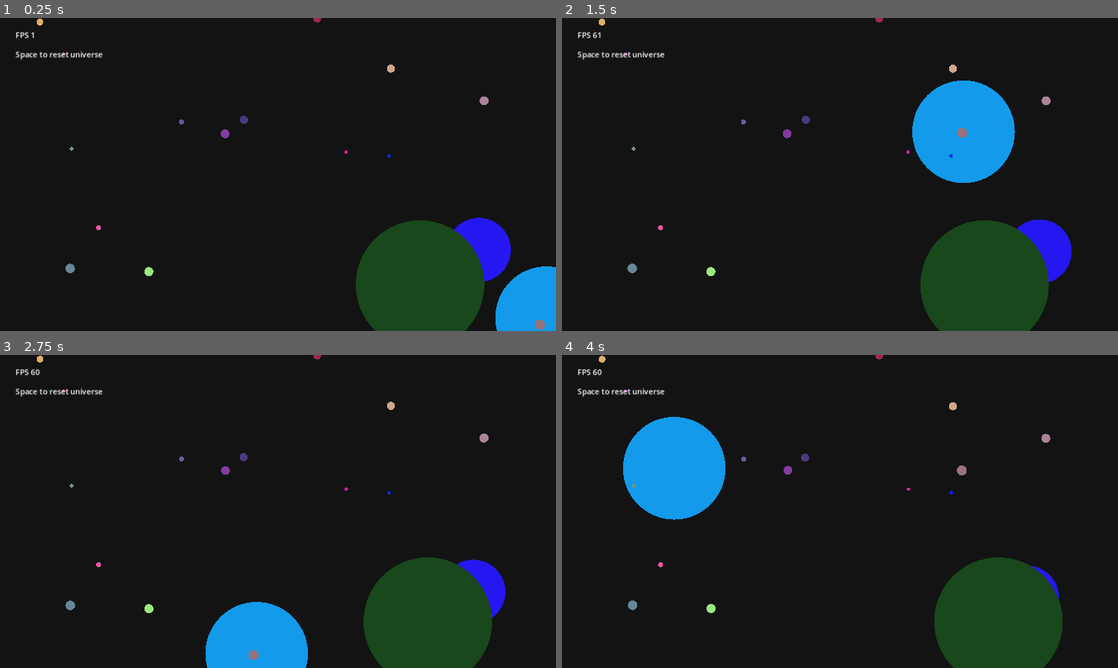
Above: before the commit, frames 1-4 (two rows, left to right).
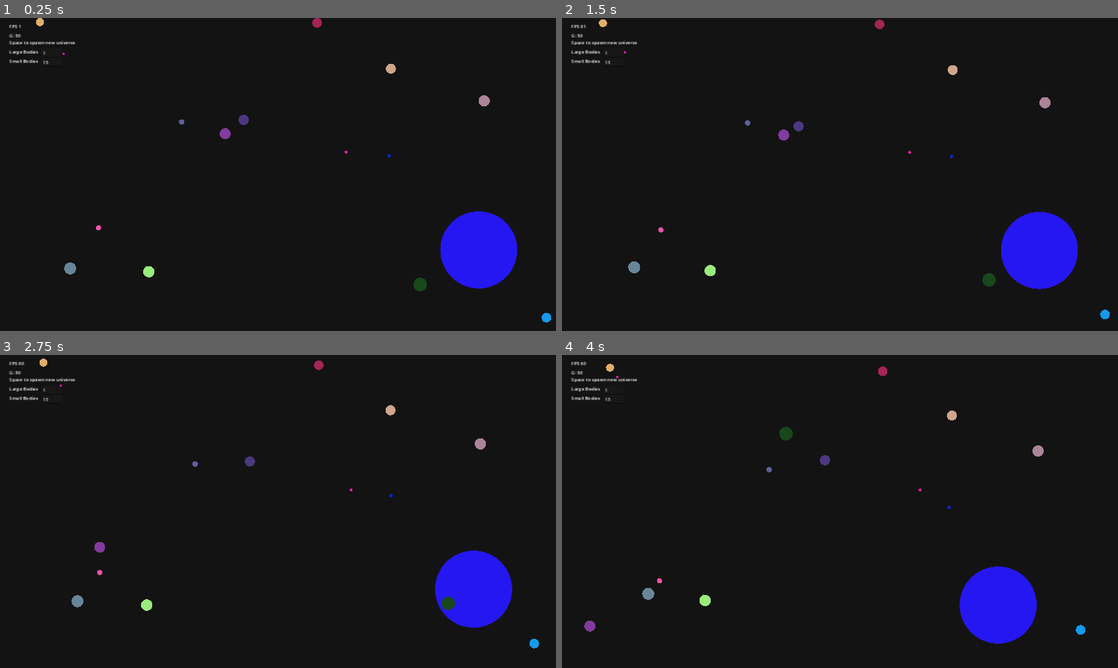
Above: after the commit, the same moments.

Repository: rp282/Gravity2D
Game: Godot game, scene res://god.tscn
The game is run twice, just before and just after one commit, with the same random seed, the same clock (stepped at 60 frames per second) and the same inputs.
Inputs:
- Up to frame 1 (0.25 s): no input
- Up to frame 2 (1.5 s): no input
- Up to frame 3 (2.75 s): no input
- Up to frame 4 (4 s): no input

The runs differ from the first frame. In frame 1, 9.7% of the frame differs, in the area x 1-100%, y 0-100%; in frame 2, 13%; in frame 3, 12%; in frame 4, 13%, in the area x 1-95%, y 0-100%.

Commit message:
Correct formulas
Need bounce/collision detection for other bodies

Diff:
--- /dev/null
+++ b/ColorRect.gd
@@ -0,0 +1,6 @@
+extends ColorRect
+
+
+func _ready():
+    size.x = ProjectSettings.get_setting("display/window/size/viewport_width")
+    size.y = ProjectSettings.get_setting("display/window/size/viewport_height")
--- /dev/null
+++ b/Gravitational Constant.gd
@@ -0,0 +1,5 @@
+extends Label
+
+
+func _process(delta: float) -> void:
+    set_text("G: %d" % get_parent().current_gravity)
--- a/fps.gd
+++ b/fps.gd
@@ -1,5 +1,4 @@
 extends Label
-
 
 func _process(delta: float) -> void:
     set_text("FPS %d" % Engine.get_frames_per_second())
--- a/god.gd
+++ b/god.gd
@@ -1,12 +1,19 @@
 extends Node
 
 @export var universe : PackedScene
-var current_universe : Node
+var current_universe : Universe
+var current_gravity : int = randi_range(0,100)
+var large_bodies = 1
+var small_bodies = 15
+
 
 # Called when the node enters the scene tree for the first time.
 func _ready():
     current_universe = universe.instantiate()
+    current_universe.gravity = current_gravity
     add_child(current_universe)
+    $InputLargeBodies.set_text(str(large_bodies))
+    $InputSmallBodies.set_text(str(small_bodies))
     pass # Replace with function body.
 
 
@@ -14,4 +21,18 @@
     if event.is_action_pressed("reset"):
         current_universe.queue_free()
         current_universe = universe.instantiate()
+        current_gravity = randi_range(0,100)
+        current_universe.large_bodies = large_bodies
+        current_universe.small_bodies = small_bodies
         add_child(current_universe)
+
+
+func _on_input_large_bodies_text_changed(new_text):
+    var val = int(new_text)
+    $InputLargeBodies.set_text(str(val))
+    large_bodies = val
+
+func _on_input_small_bodies_text_changed(new_text):
+    var val = int(new_text)
+    $InputSmallBodies.set_text(str(val))
+    small_bodies = val
--- a/god.tscn
+++ b/god.tscn
@@ -1,28 +1,38 @@
-[gd_scene load_steps=4 format=3 uid="uid://eeiv6rah78cb"]
+[gd_scene load_steps=6 format=3 uid="uid://eeiv6rah78cb"]
 
 [ext_resource type="Script" path="res://god.gd" id="1_nvt8k"]
 [ext_resource type="PackedScene" uid="uid://b1sktedj6x7yd" path="res://universe.tscn" id="2_xmtj1"]
 [ext_resource type="Script" path="res://fps.gd" id="3_8mst5"]
+[ext_resource type="Script" path="res://ColorRect.gd" id="4_3mt18"]
+[ext_resource type="Script" path="res://Gravitational Constant.gd" id="4_50a7k"]
 
 [node name="god" type="Node"]
 script = ExtResource("1_nvt8k")
 universe = ExtResource("2_xmtj1")
 
+[node name="Gravitational Constant" type="Label" parent="."]
+z_index = 1
+offset_left = 32.0
+offset_top = 48.0
+offset_right = 72.0
+offset_bottom = 71.0
+script = ExtResource("4_50a7k")
+
 [node name="FPS" type="Label" parent="."]
 z_index = 1
 offset_left = 32.0
-offset_top = 24.0
+offset_top = 16.0
 offset_right = 72.0
-offset_bottom = 47.0
+offset_bottom = 39.0
 script = ExtResource("3_8mst5")
 
 [node name="Instructions" type="Label" parent="."]
 z_index = 1
 offset_left = 32.0
-offset_top = 64.0
+offset_top = 72.0
 offset_right = 212.0
-offset_bottom = 90.0
-text = "Space to reset universe
+offset_bottom = 98.0
+text = "Space to spawn new universe
 "
 
 [node name="ColorRect" type="ColorRect" parent="."]
@@ -30,3 +40,31 @@
 offset_right = 1152.0
 offset_bottom = 648.0
 color = Color(0.0745098, 0.0745098, 0.0745098, 1)
+script = ExtResource("4_3mt18")
+
+[node name="InputLargeBodies" type="LineEdit" parent="."]
+offset_left = 144.0
+offset_top = 104.0
+offset_right = 211.063
+offset_bottom = 135.0
+
+[node name="Label" type="Label" parent="InputLargeBodies"]
+offset_left = -112.0
+offset_right = -13.0
+offset_bottom = 26.0
+text = "Large Bodies"
+
+[node name="InputSmallBodies" type="LineEdit" parent="."]
+offset_left = 144.0
+offset_top = 136.0
+offset_right = 211.063
+offset_bottom = 167.0
+
+[node name="Label" type="Label" parent="InputSmallBodies"]
+offset_left = -112.0
+offset_right = -13.0
+offset_bottom = 26.0
+text = "Small Bodies"
+
+[connection signal="text_changed" from="InputLargeBodies" to="." method="_on_input_large_bodies_text_changed"]
+[connection signal="text_changed" from="InputSmallBodies" to="." method="_on_input_small_bodies_text_changed"]
--- a/massive_body.gd
+++ b/massive_body.gd
@@ -11,12 +11,28 @@
 var velocity : Vector2
 var universe : Universe
 
+func _ready():
+    add_to_group("bodies")
+
 func _process(delta):
-    if position.x + radius + velocity.x > universe.x_max || position.x - radius + velocity.x < 0:
+    var net_force = Vector2.ZERO
+    for other_body in get_tree().get_nodes_in_group("bodies"):
+        if other_body == self:
+            continue
+        var direction = position.direction_to(other_body.position)
+        var force_magnitude = universe.gravity * mass * other_body.mass / position.distance_squared_to(other_body.position)
+        net_force += direction * force_magnitude
+
+    var acceleration = net_force / mass
+    velocity += acceleration * delta
+
+    var new_position = position + (velocity * delta)
+    ## Bounce off walls
+    if new_position.x + radius > universe.x_max || new_position.x - radius < 0:
         velocity.x = -velocity.x
-    if position.y + radius + velocity.y > universe.y_max || position.y - radius + velocity.y < 0:
+    if new_position.y + radius > universe.y_max || new_position.y - radius < 0:
         velocity.y = -velocity.y
-    position += velocity
+    position = new_position
     queue_redraw()
 
 var glow = 1
@@ -34,9 +50,17 @@
 
 
 func initialize(u: Universe, m: float, pos: Vector2, c: Color, v: Vector2 = Vector2(0, 0)):
-    mass = m
+    mass = m * 100
     radius = m / 2
     position = pos
+    universe = u
+    if position.x + radius > universe.x_max:
+        position.x -= (position.x + radius) - universe.x_max
+    if position.x - radius < universe.x_min:
+        position.x -= (position.x - radius) - universe.x_min
+    if position.y + radius > universe.y_max:
+        position.y -= (position.y + radius) - universe.y_max
+    if position.y - radius < universe.y_min:
+        position.y -= (position.y - radius) - universe.y_min
     color = c
     velocity = v
-    universe = u
--- a/project.godot
+++ b/project.godot
@@ -17,7 +17,10 @@
 
 [display]
 
+window/size/viewport_width=1920
+window/size/viewport_height=1080
 window/stretch/mode="canvas_items"
+window/vsync/vsync_mode=0
 
 [dotnet]
 
--- a/universe.gd
+++ b/universe.gd
@@ -1,19 +1,24 @@
 class_name Universe
 extends Node2D
 
-@export var gravity = 0.0006
+@export var gravity = 42
 @export var massive_body : PackedScene
 
 var massive_objects : Array[MassiveBody] = []
 var x_max = ProjectSettings.get_setting("display/window/size/viewport_width")
+var x_min = 0
 var y_max = ProjectSettings.get_setting("display/window/size/viewport_height")
+var y_min = 0
+
+var small_bodies = 15
+var large_bodies = 1
 
 var velocity = Vector2.ZERO
 
 func _ready():
     ## Large body
-    for i in 3:
-        var generated_mass = randf_range(100,300)
+    for i in large_bodies:
+        var generated_mass = randf_range(200,600)
         var random_position = Vector2(randf_range(0, x_max), randf_range(0, y_max))
         var body : MassiveBody = massive_body.instantiate()
         body.initialize(self, generated_mass, random_position, Color(randf_range(0,1), randf_range(0,1), randf_range(0,1), 1))
@@ -21,8 +26,8 @@
         massive_objects.push_back(body)
         add_child(body)
     ## Small bodies
-    for i in 15:
-        var generated_mass = randf_range(5,25)
+    for i in small_bodies:
+        var generated_mass = randf_range(5,55)
         var random_position = Vector2(randf_range(0, x_max), randf_range(0, y_max))
         var body : MassiveBody = massive_body.instantiate()
         body.initialize(self, generated_mass, random_position, Color(randf_range(0,1), randf_range(0,1), randf_range(0,1), 1))
@@ -32,13 +37,13 @@
 
 
 func _process(delta):
-    for body in massive_objects:
-        var velocity = Vector2(0, 0)
-        for other_body in massive_objects:
-            if other_body == body:
-                continue
-            var f = gravity * body.mass * other_body.mass / body.position.distance_squared_to(other_body.position)
-            var direction = (other_body.position - body.position).normalized()
-            velocity += f * direction
-        body.velocity += velocity
+#    for body in massive_objects:
+#        var velocity = Vector2(0, 0)
+#        for other_body in massive_objects:
+#            if other_body == body:
+#                continue
+#            var f = gravity * body.mass * other_body.mass / body.position.distance_squared_to(other_body.position)
+#            var direction = (other_body.position - body.position).normalized()
+#            velocity += f * direction
+#        body.velocity += velocity / body.mass
     pass
--- a/universe.tscn
+++ b/universe.tscn
@@ -6,6 +6,3 @@
 [node name="universe" type="Node2D" groups=["universe"]]
 script = ExtResource("1_85ewv")
 massive_body = ExtResource("2_533q6")
-
-[node name="TileMap" type="TileMap" parent="."]
-format = 2
